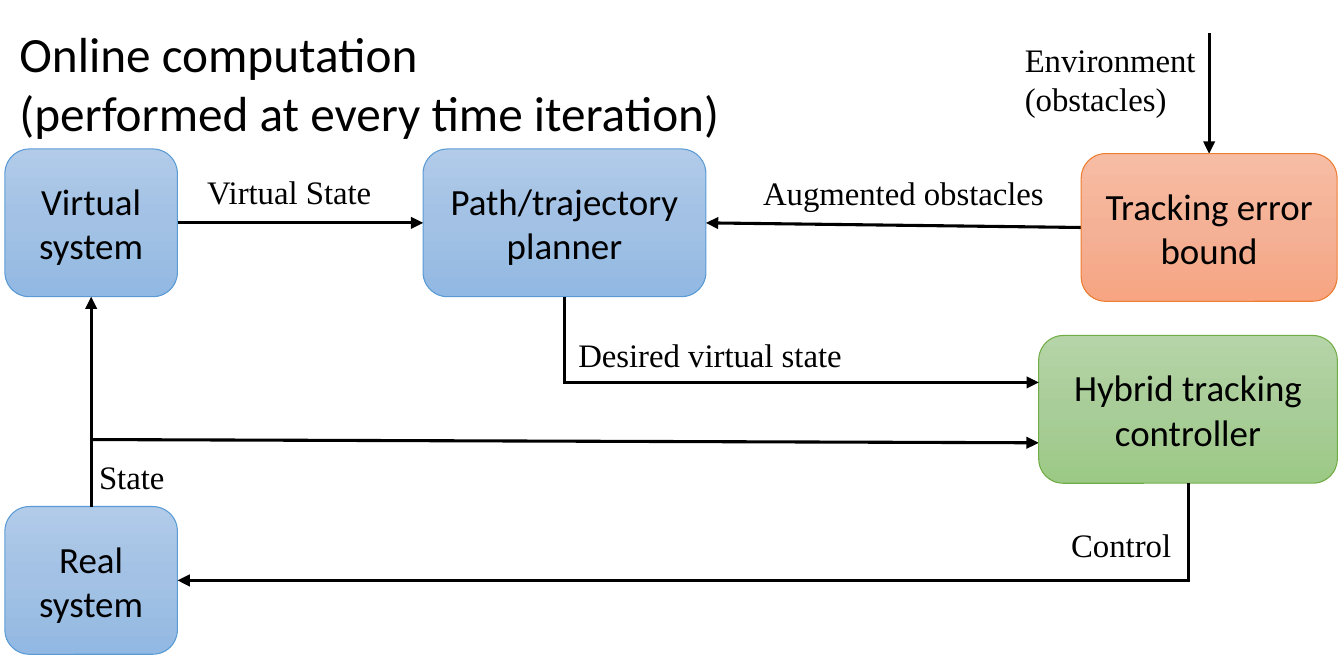
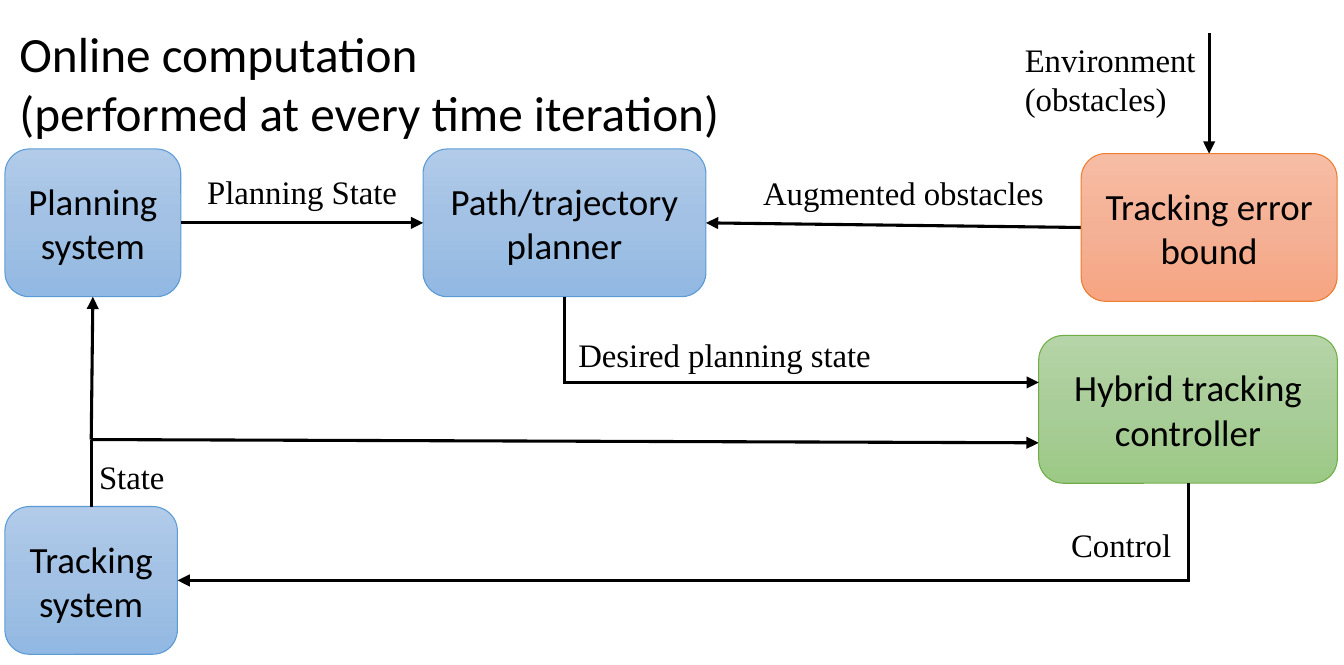
Before and after one commit to HJReachability/Tracking, a slide deck: slide 1 of docs/CDC 2017 Safe Tracking/fig/framework_online.pptx. Drawn at 1344x665 pixels with LibreOffice and Linux fonts; fonts in the diff are those of the drawing. Boxes give left, top, right and bottom in pixels: in the first picture for what was removed or moved away, otherwise in the second. Text is boxed around its words. In the diff, an @@ line names an element or a change of style, - is before the commit and + after.

```diff
--- a/docs/CDC 2017 Safe Tracking/fig/framework_online.pptx
+++ b/docs/CDC 2017 Safe Tracking/fig/framework_online.pptx
@@ text in rounded rectangle at [28, 189, 157, 265]: text changed @@
-Virtual system
+Planning system
@@ text at [207, 181, 397, 211]: text changed @@
-Virtual State
+Planning State
@@ text at [578, 344, 871, 374]: text changed @@
-Desired virtual state
+Desired planning state
@@ text in rounded rectangle at [30, 547, 153, 623]: text changed @@
-Real system
+Tracking system
```
Also in this commit, not shown: 7 other files.
